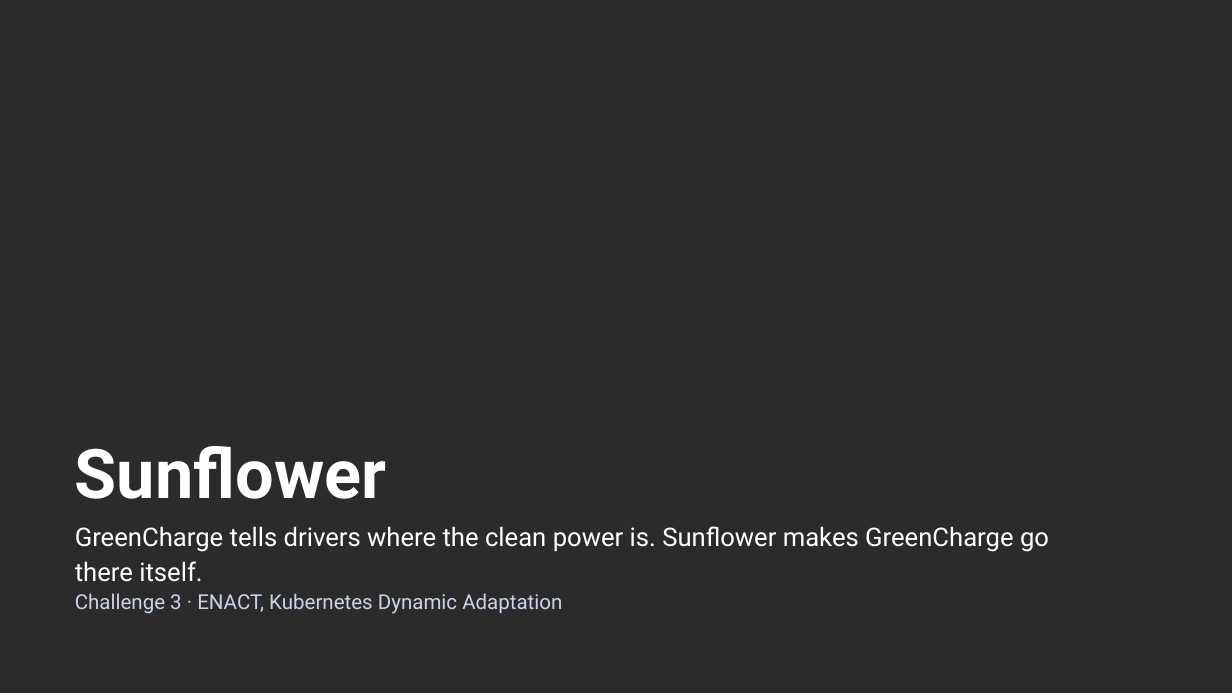
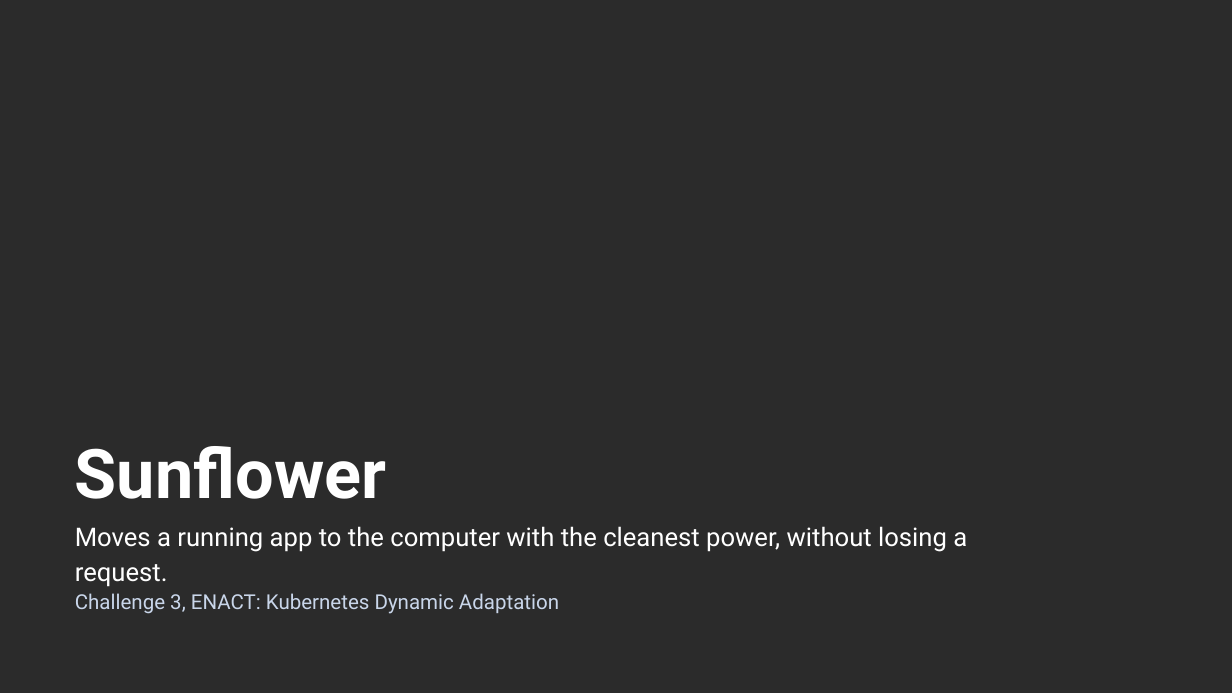
Before and after one commit to kinnuworks/sunflower-enact, a slide deck: slide 1 of docs/slides/Sunflower-VelesHack.pptx. Drawn at 1232x693 pixels with LibreOffice and Linux fonts; fonts in the diff are those of the drawing; background and template pictures are left out; a plain dark background stands for a picture behind light text. Boxes give left, top, right and bottom in pixels: in the first picture for what was removed or moved away, otherwise in the second. Text is boxed around its words. In the diff, an @@ line names an element or a change of style, - is before the commit and + after.

Commit message:
Redesign the comparison screen, warm the app up before it takes traffic, and rewrite the README, slides and pitch
The screen is now a left-and-right comparison in plain boxes: each machine's power through
the day, the machine ENACT picks, and for each copy the time on dirty power, where it ran,
its requests, and what its own Application Controller check says.

GreenCharge calls its own endpoints before reporting ready and runs with a two-core limit:
a run on a busy laptop lost 4 of 529 requests to the cold new copy. Three replays and a
30-move test since then lost none; every run is in evidence/.

The scene rewrites every node's label on a rewind and waits for the operator to settle on
the greener node, so both copies start on the same machine each time.

```diff
--- a/docs/slides/Sunflower-VelesHack.pptx
+++ b/docs/slides/Sunflower-VelesHack.pptx
@@ subtitle at (x1=75, y1=526, x2=967, y2=614): text changed @@
-GreenCharge tells drivers where the clean power is. Sunflower makes GreenCharge go there itself.
-Challenge 3 · ENACT, Kubernetes Dynamic Adaptation
+Moves a running app to the computer with the cleanest power, without losing a request.
+Challenge 3, ENACT: Kubernetes Dynamic Adaptation
```
Also in this commit, not shown: 3 other slides changed, 33 other files.
